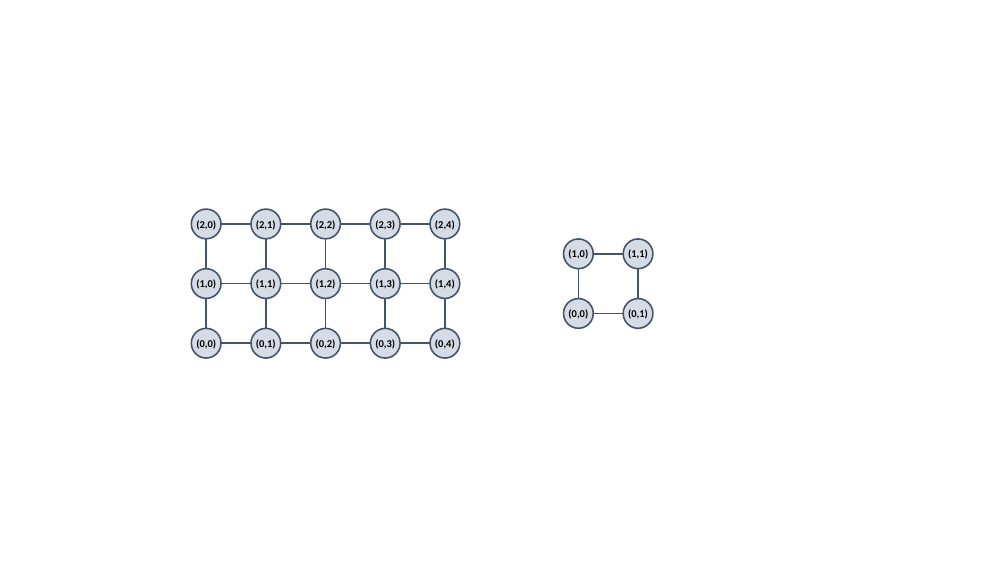
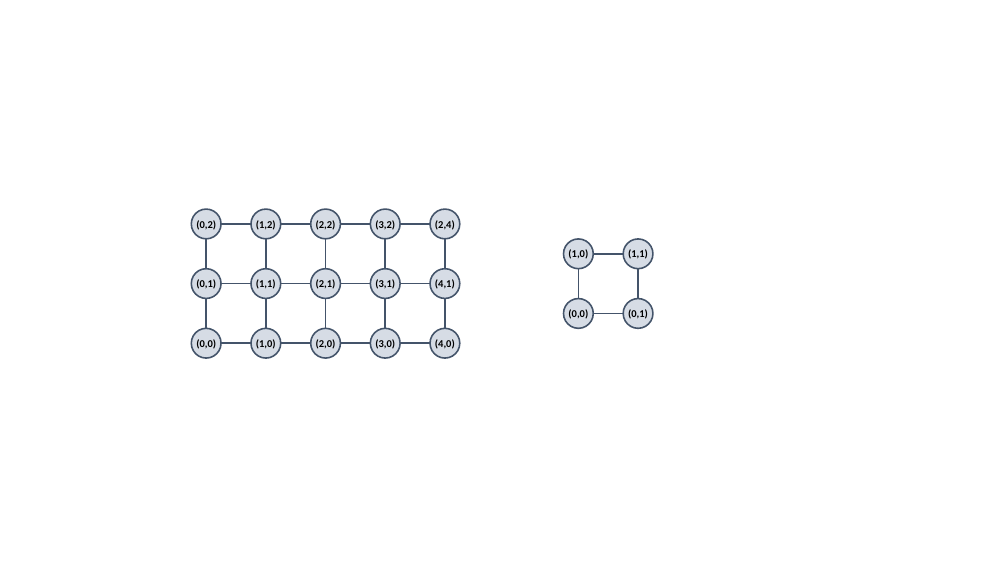
Before and after one commit to xpessoles/Informatique, a slide deck: slide 1 of Exercices/S2_08_ParcoursGraphe/05_Labyrinthe/05_Labyrinthe.pptx. Drawn at 1008x567 pixels with LibreOffice and Linux fonts; fonts in the diff are those of the drawing. Boxes give left, top, right and bottom in pixels: in the first picture for what was removed or moved away, otherwise in the second. Text is boxed around its words. In the diff, an @@ line names an element or a change of style, - is before the commit and + after.

```diff
--- a/Exercices/S2_08_ParcoursGraphe/05_Labyrinthe/05_Labyrinthe.pptx
+++ b/Exercices/S2_08_ParcoursGraphe/05_Labyrinthe/05_Labyrinthe.pptx
@@ text in ellipse at <box>196,220,216,230</box>: text changed @@
-(2,0)
+(0,2)
@@ text in ellipse at <box>256,220,276,230</box>: text changed @@
-(2,1)
+(1,2)
@@ text in ellipse at <box>375,220,395,230</box>: text changed @@
-(2,3)
+(3,2)
@@ text in ellipse at <box>196,279,216,289</box>: text changed @@
-(1,0)
+(0,1)
@@ text in ellipse at <box>316,279,336,289</box>: text changed @@
-(1,2)
+(2,1)
@@ text in ellipse at <box>375,279,395,289</box>: text changed @@
-(1,3)
+(3,1)
@@ text in ellipse at <box>435,279,455,289</box>: text changed @@
-(1,4)
+(4,1)
@@ text in ellipse at <box>256,339,276,349</box>: text changed @@
-(0,1)
+(1,0)
@@ text in ellipse at <box>316,339,336,349</box>: text changed @@
-(0,2)
+(2,0)
@@ text in ellipse at <box>375,339,395,349</box>: text changed @@
-(0,3)
+(3,0)
@@ text in ellipse at <box>435,339,455,349</box>: text changed @@
-(0,4)
+(4,0)
```
Also in this commit, not shown: 1 slide added, 1 other file.
